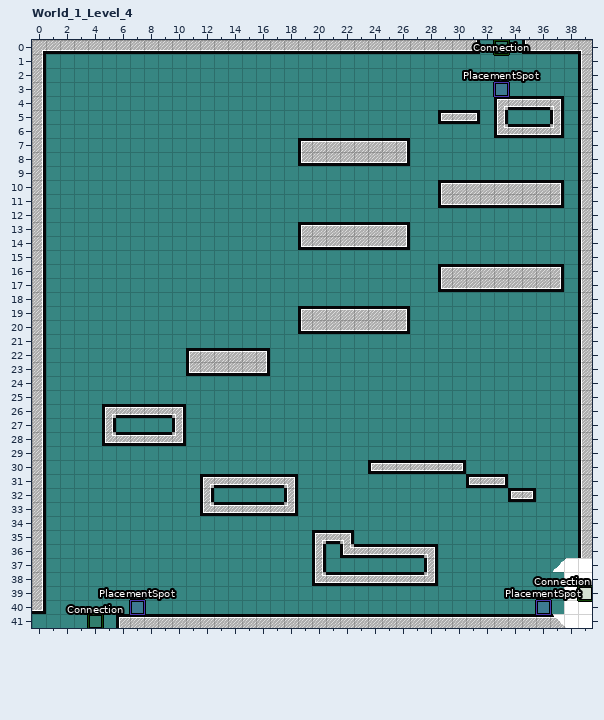
Two states of a LDtk project, Assets/LDtkLevelManager/Samples/Basic/LDtk/LDtkSample.ldtk. Above, as it was before the edit.
Cells are 16x16 px. Shown: World_1_Level_4 x 0..39, y 0..41. The commit also changed other parts of the map, which this record leaves out.
After:
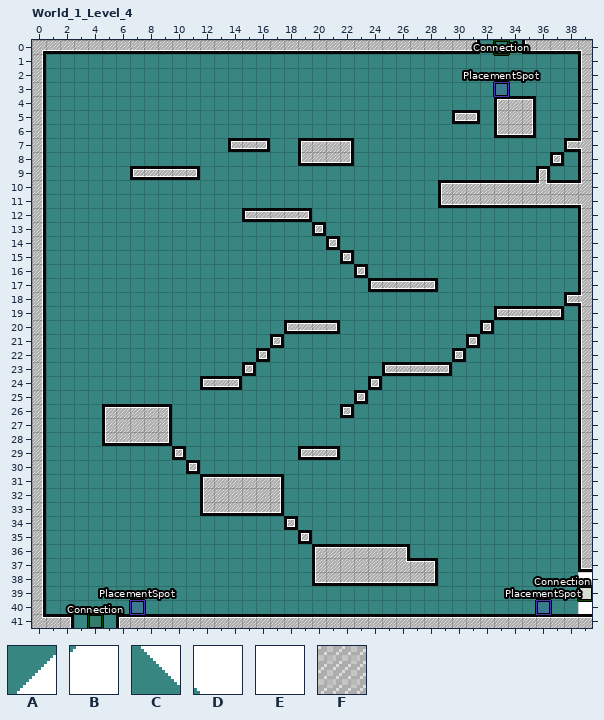
Key: from "Doors": A 2, B 3, C 7, D 8, E 9; from "Ground": F 1 "Common_Ground".
_ is an empty cell, . an unchanged one.
The edit:
--- layer "Ground"
@@ x 6..38 @@
- 4 ..............................FF.
- 5 .......................F....__.F.
- 6 ..............................FF.
- 7 ........___......FFFF..........._
- 8 .................FFFF.........._.
- 9 ._____........................_..
-10 ................................_
-11 ................................_
-12 ........._____...................
-13 .............F.FFFFFF............
-14 .............FF.FFFFF............
-15 ................_................
-16 ................._.....FFFFFFFFF.
-17 .................._____FFFFFFFFF.
-18 ................................_
-19 .............FFFFFFFF......_____.
-20 ............_...FFFFF....._......
-21 ..........._............._.......
-22 .....FFFFF.............._........
-23 .....FFFF.F........_____.........
-24 ......___........._..............
-25 ................._...............
-26 ....F..........._................
-27 ____F............................
-28 ....F............................
-29 ...._........___.................
-30 ....._............FFFFFFF........
-31 ............F............FFF.....
-32 ......._____F...............FF...
-33 ............F....................
-34 ............_....................
-35 ............._FFF................
-36 ..............._.....FF..........
-37 ..............._______...........
+ 4 ..............................__.
+ 5 ......................._....FF._.
+ 6 ..............................__.
+ 7 ........FFF......____...........F
+ 8 .................____..........F.
+ 9 .FFFFF........................F..
+10 ................................F
+11 ................................F
+12 .........FFFFF...................
+13 ............._.______............
+14 .............__._____............
+15 ................F................
+16 .................F....._________.
+17 ..................FFFFF_________.
+18 ................................F
+19 .............________......FFFFF.
+20 ............F..._____.....F......
+21 ...........F.............F.......
+22 ....._____..............F........
+23 .....____._........FFFFF.........
+24 ......FFF.........F..............
+25 .................F...............
+26 ...._...........F................
+27 FFFF_............................
+28 ...._............................
+29 ....F........FFF.................
+30 .....F............_______........
+31 ............_............___.....
+32 .......FFFFF_...............__...
+33 ............_....................
+34 ............F....................
+35 .............F___................
+36 ...............F.....__..........
+37 ...............FFFFFFF...........
@@ x 0..2 @@
-41 ___
+41 FFF
--- layer "Doors"
@@ x 37..39 @@
-37 ABE
-38 .E.
-39 .E.
-40 .E.
-41 CDE
+37 ___
+38 ._.
+39 ._.
+40 ._.
+41 ___
